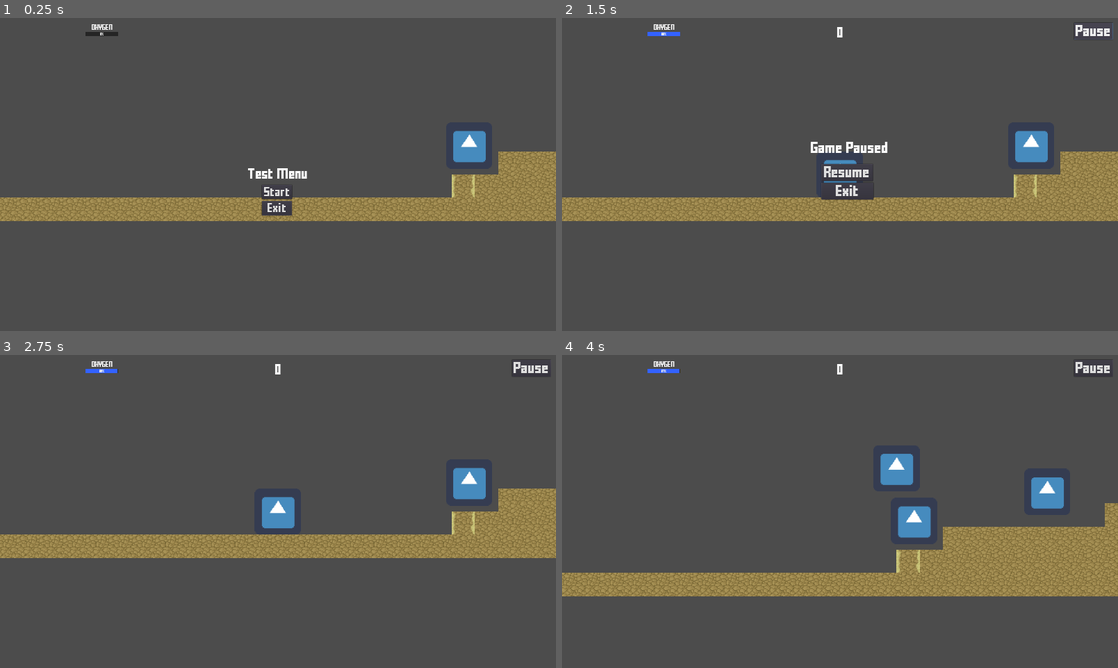
Above: before the commit, frames 1-4 (two rows, left to right).
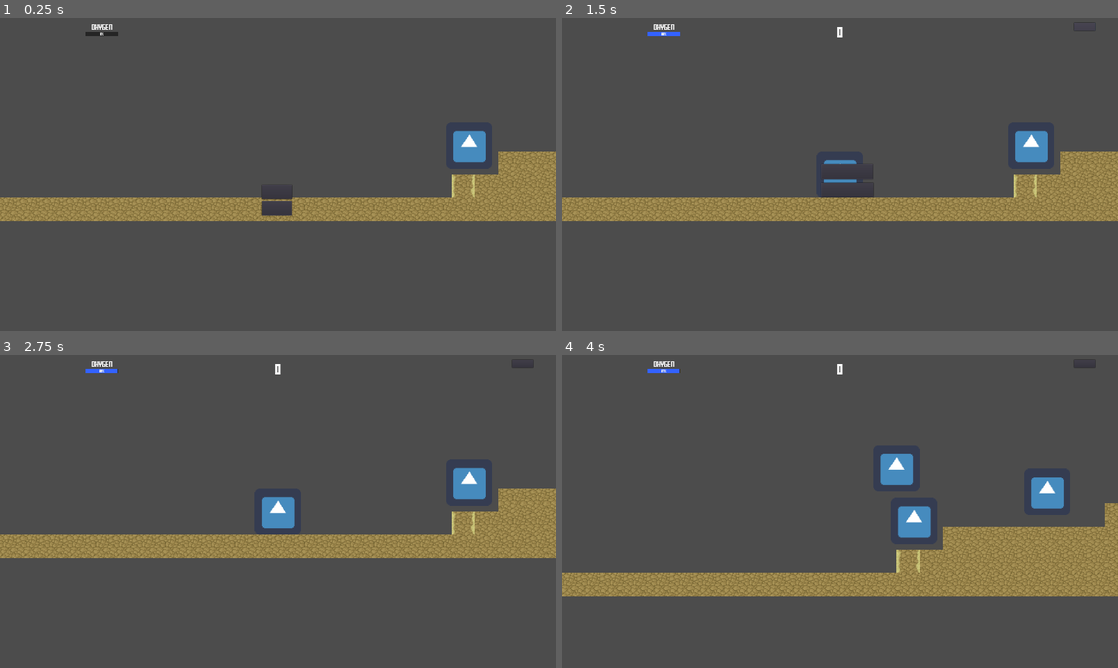
Above: after the commit, the same moments.

Repository: Kreateer/game-off-2020
Game: Godot game, scene res://scenes/Main.tscn
Two runs of this game, one before a commit and one after it. Both use one fixed random seed, a clock stepped at 60 frames per second and the inputs below. The engine's default icon, where the game draws it, is replaced by a stand-in: a white triangle on a blue panel in a dark square.
Inputs:
- Up to frame 1 (0.25 s): no input
- Up to frame 2 (1.5 s): click "Start" at 0.5 s; click "Pause" at 1.25 s
- Up to frame 3 (2.75 s): click "Resume" at 2 s
- Up to frame 4 (4 s): tap Enter at 2.75 s; hold D (right) from 2.78 s (still down); tap W (jump) at 3.02, 3.77 s

The runs differ from the first frame. In frame 1, 0.3% of the frame differs, in the area x 44-56%, y 48-62%; in frame 2, 0.8%, in the area x 44-100%, y 1-59%; in frame 3, 0.1%; in frame 4, 0.1%.

Commit message:
Update font resource in GUI and Pause scenes

Diff:
--- a/scenes/GUI.tscn
+++ b/scenes/GUI.tscn
@@ -1,17 +1,9 @@
-[gd_scene load_steps=5 format=2]
+[gd_scene load_steps=3 format=2]
 
-[ext_resource path="res://assets/fonts/FFFFORWA.TTF" type="DynamicFontData" id=1]
 [ext_resource path="res://scripts/GUI.gd" type="Script" id=2]
+[ext_resource path="res://assets/fonts/FFFFORWA.tres" type="DynamicFont" id=3]
 
-[sub_resource type="DynamicFont" id=1]
-size = 30
-font_data = ExtResource( 1 )
 
-[sub_resource type="DynamicFont" id=2]
-size = 25
-extra_spacing_top = 7
-extra_spacing_char = 1
-font_data = ExtResource( 1 )
 
 [node name="GUI" type="CanvasLayer"]
 script = ExtResource( 2 )
@@ -25,7 +17,7 @@
 margin_top = -21.0
 margin_right = 106.0
 margin_bottom = 21.0
-custom_fonts/font = SubResource( 1 )
+custom_fonts/font = ExtResource( 3 )
 text = "Test Menu"
 align = 1
 valign = 1
@@ -42,7 +34,7 @@
 margin_top = 36.0
 margin_right = 49.0
 margin_bottom = 85.0
-custom_fonts/font = SubResource( 2 )
+custom_fonts/font = ExtResource( 3 )
 text = "Start"
 __meta__ = {
 "_edit_use_anchors_": false
@@ -57,7 +49,7 @@
 margin_top = 92.0
 margin_right = 48.0
 margin_bottom = 141.0
-custom_fonts/font = SubResource( 2 )
+custom_fonts/font = ExtResource( 3 )
 text = "Exit"
 __meta__ = {
 "_edit_use_anchors_": false,
@@ -74,7 +66,7 @@
 margin_top = 36.0
 margin_right = 52.0
 margin_bottom = 85.0
-custom_fonts/font = SubResource( 2 )
+custom_fonts/font = ExtResource( 3 )
 text = "Retry"
 __meta__ = {
 "_edit_use_anchors_": false,
--- a/scenes/PauseScene.tscn
+++ b/scenes/PauseScene.tscn
@@ -1,34 +1,22 @@
-[gd_scene load_steps=11 format=2]
+[gd_scene load_steps=8 format=2]
 
-[ext_resource path="res://assets/fonts/FFFFORWA.TTF" type="DynamicFontData" id=1]
+[ext_resource path="res://assets/fonts/FFFFORWA.tres" type="DynamicFont" id=1]
 [ext_resource path="res://scripts/PauseScene.gd" type="Script" id=2]
 [ext_resource path="res://scripts/PopupScript.gd" type="Script" id=3]
 
-[sub_resource type="DynamicFont" id=1]
-size = 32
-extra_spacing_top = 7
-font_data = ExtResource( 1 )
 
-[sub_resource type="InputEventAction" id=2]
+
+[sub_resource type="InputEventAction" id=1]
 action = "esc"
 
-[sub_resource type="ShortCut" id=3]
-shortcut = SubResource( 2 )
+[sub_resource type="ShortCut" id=2]
+shortcut = SubResource( 1 )
 
-[sub_resource type="DynamicFont" id=4]
-size = 32
-font_data = ExtResource( 1 )
-
-[sub_resource type="DynamicFont" id=5]
-size = 32
-extra_spacing_top = 7
-font_data = ExtResource( 1 )
-
-[sub_resource type="InputEventAction" id=6]
+[sub_resource type="InputEventAction" id=3]
 action = "esc"
 
-[sub_resource type="ShortCut" id=7]
-shortcut = SubResource( 6 )
+[sub_resource type="ShortCut" id=4]
+shortcut = SubResource( 3 )
 
 [node name="PauseScene" type="Node2D"]
 script = ExtResource( 2 )
@@ -36,9 +24,9 @@
 [node name="Pause" type="Button" parent="."]
 margin_right = 74.0
 margin_bottom = 28.0
-custom_fonts/font = SubResource( 1 )
+custom_fonts/font = ExtResource( 1 )
 keep_pressed_outside = true
-shortcut = SubResource( 3 )
+shortcut = SubResource( 2 )
 text = "Pause"
 __meta__ = {
 "_edit_use_anchors_": false
@@ -68,7 +56,7 @@
 margin_top = -91.0
 margin_right = 190.0
 margin_bottom = -47.0
-custom_fonts/font = SubResource( 4 )
+custom_fonts/font = ExtResource( 1 )
 text = "Game Paused"
 align = 1
 valign = 1
@@ -81,10 +69,10 @@
 margin_top = -16.0
 margin_right = 134.0
 margin_bottom = 36.0
-custom_fonts/font = SubResource( 5 )
+custom_fonts/font = ExtResource( 1 )
 shortcut_in_tooltip = false
 keep_pressed_outside = true
-shortcut = SubResource( 7 )
+shortcut = SubResource( 4 )
 text = "Resume"
 __meta__ = {
 "_edit_use_anchors_": false
@@ -95,7 +83,7 @@
 margin_top = 48.0
 margin_right = 136.0
 margin_bottom = 98.0
-custom_fonts/font = SubResource( 5 )
+custom_fonts/font = ExtResource( 1 )
 shortcut_in_tooltip = false
 keep_pressed_outside = true
 text = "Exit"
